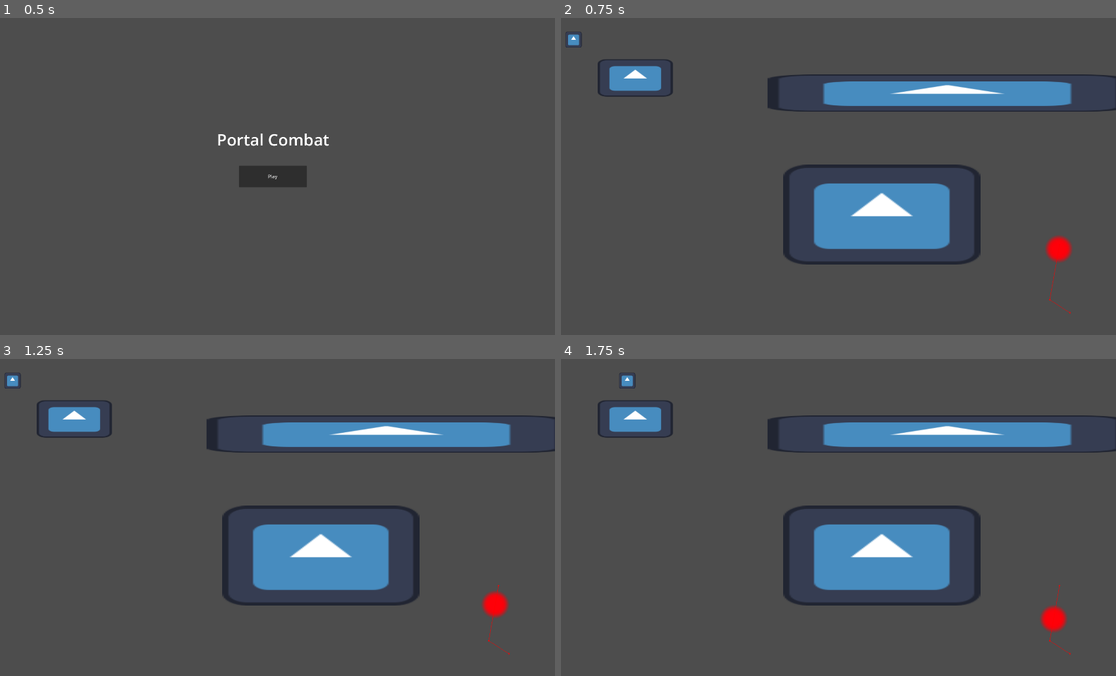
Above: before the commit, frames 1-4 (two rows, left to right).
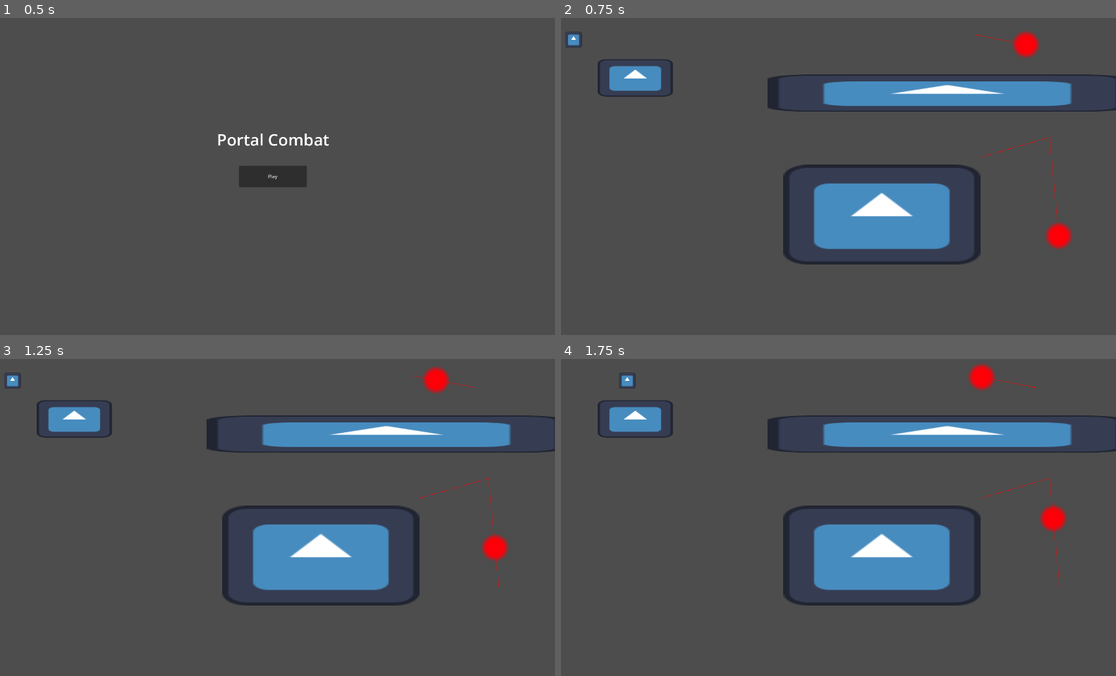
Above: after the commit, the same moments.

Repository: Atticus-Atticus/Portal-Combat
Game: Godot game, scene res://Scenes/MainMenu.tscn
The game is run twice, just before and just after one commit, with the same random seed, the same clock (stepped at 60 frames per second) and the same inputs. The project has no main scene, so this scene is started directly. The engine's default icon, where the game draws it, is replaced by a stand-in: a white triangle on a blue panel in a dark square.
Inputs:
- Up to frame 1 (0.5 s): no input
- Up to frame 2 (0.75 s): click "Play" at 0.5 s
- Up to frame 3 (1.25 s): no input
- Up to frame 4 (1.75 s): hold D (RIGHT) from 1.28 s (still down)

Frame 1 is identical in both runs. In frame 2, 0.9% of the frame differs, in the area x 74-93%, y 4-94%; in frame 3, 1.1%; in frame 4, 1.1%, in the area x 73-92%, y 1-94%.

Commit message:
Third
More Enemy AI Stuff

Diff:
--- /dev/null
+++ b/NPCs/Projectile.tscn
@@ -0,0 +1,16 @@
+[gd_scene load_steps=4 format=3 uid="uid://bx5wmwqrwm407"]
+
+[ext_resource type="Script" path="res://Scripts/projectile_script.gd" id="1_bh3dl"]
+[ext_resource type="Texture2D" uid="uid://cu3mbypulpdr3" path="res://NPCs/EnemyPlaceHolder.png" id="2_06k15"]
+
+[sub_resource type="CircleShape2D" id="CircleShape2D_xnnec"]
+
+[node name="Projectile" type="Area2D"]
+script = ExtResource("1_bh3dl")
+
+[node name="CollisionShape2D" type="CollisionShape2D" parent="."]
+shape = SubResource("CircleShape2D_xnnec")
+
+[node name="EnemyPlaceHolder" type="Sprite2D" parent="."]
+scale = Vector2(0.2, 0.2)
+texture = ExtResource("2_06k15")
--- a/Scenes/TestLevel.tscn
+++ b/Scenes/TestLevel.tscn
@@ -3,11 +3,6 @@
 [ext_resource type="PackedScene" uid="uid://ct3wrf4v06xlx" path="res://Player/player.tscn" id="2_0ko54"]
 [ext_resource type="Texture2D" uid="uid://b1dycvt76lblu" path="res://icon.svg" id="2_psq52"]
 [ext_resource type="PackedScene" uid="uid://cuq0ca686uv0l" path="res://NPCs/Enemy.tscn" id="3_fs1s5"]
-
-[sub_resource type="NavigationPolygon" id="NavigationPolygon_i0qel"]
-vertices = PackedVector2Array(1494.21, 867.938, 1895.09, 1052.02, 24.0469, 1056.97, 775.289, 872.063, 1901.9, 339.039, 1485.79, 473.961, 714.258, 344.039, 763.703, 477.039, 709.727, 172.063, 438.617, 287, 428.422, 117.031, 29.9375, 21.0078, 1895.06, 22.9766, 1895.93, 165.047, 131.203, 115.961, 127.797, 287)
-polygons = Array[PackedInt32Array]([PackedInt32Array(0, 1, 2, 3), PackedInt32Array(4, 1, 0, 5), PackedInt32Array(6, 4, 5, 7), PackedInt32Array(8, 6, 9, 10), PackedInt32Array(11, 12, 13, 8, 10), PackedInt32Array(11, 10, 14), PackedInt32Array(2, 11, 14, 15), PackedInt32Array(7, 3, 2, 15, 9, 6)])
-outlines = Array[PackedVector2Array]([PackedVector2Array(20, 11, 1905, 13, 1906, 175, 720, 182, 724, 334, 1912, 329, 1905, 1062, 14, 1067), PackedVector2Array(141, 126, 138, 277, 428, 277, 419, 127), PackedVector2Array(774, 487, 785, 862, 1484, 858, 1476, 484)])
 
 [sub_resource type="RectangleShape2D" id="RectangleShape2D_egk5i"]
 size = Vector2(55.0056, 20)
@@ -18,10 +13,12 @@
 [sub_resource type="RectangleShape2D" id="RectangleShape2D_dcfyn"]
 size = Vector2(128, 128)
 
+[sub_resource type="NavigationPolygon" id="NavigationPolygon_i0qel"]
+vertices = PackedVector2Array(1494.21, 867.938, 1895.09, 1052.02, 24.0469, 1056.97, 775.289, 872.063, 1901.9, 339.039, 1485.79, 473.961, 714.258, 344.039, 763.703, 477.039, 709.727, 172.063, 438.617, 287, 428.422, 117.031, 29.9375, 21.0078, 1895.06, 22.9766, 1895.93, 165.047, 131.203, 115.961, 127.797, 287)
+polygons = Array[PackedInt32Array]([PackedInt32Array(0, 1, 2, 3), PackedInt32Array(4, 1, 0, 5), PackedInt32Array(6, 4, 5, 7), PackedInt32Array(8, 6, 9, 10), PackedInt32Array(11, 12, 13, 8, 10), PackedInt32Array(11, 10, 14), PackedInt32Array(2, 11, 14, 15), PackedInt32Array(7, 3, 2, 15, 9, 6)])
+outlines = Array[PackedVector2Array]([PackedVector2Array(20, 11, 1905, 13, 1906, 175, 720, 182, 724, 334, 1912, 329, 1905, 1062, 14, 1067), PackedVector2Array(141, 126, 138, 277, 428, 277, 419, 127), PackedVector2Array(774, 487, 785, 862, 1484, 858, 1476, 484)])
+
 [node name="Node2D" type="Node2D"]
-
-[node name="NavigationRegion2D" type="NavigationRegion2D" parent="."]
-navigation_polygon = SubResource("NavigationPolygon_i0qel")
 
 [node name="StaticBody2D" type="StaticBody2D" parent="."]
 position = Vector2(-98, 74)
@@ -73,3 +70,11 @@
 
 [node name="Enemy" parent="." instance=ExtResource("3_fs1s5")]
 position = Vector2(1728, 772)
+player_path = NodePath("../Player")
+
+[node name="Enemy2" parent="." instance=ExtResource("3_fs1s5")]
+position = Vector2(1643, 96)
+player_path = NodePath("../Player")
+
+[node name="NavigationRegion2D" type="NavigationRegion2D" parent="."]
+navigation_polygon = SubResource("NavigationPolygon_i0qel")
--- a/Scripts/enemy_AI.gd
+++ b/Scripts/enemy_AI.gd
@@ -1,41 +1,125 @@
 extends CharacterBody2D
 
 @onready var agent: NavigationAgent2D = $NavigationAgent2D
+@onready var player: Node2D = get_node_or_null(player_path)
+@onready var projectile_scene: PackedScene = preload("res://NPCs/Projectile.tscn")
 
-@export var speed = 100
-@export var wander_radius = 300
-@export var wait_time = 2
+@export var move_speed: float = 200.0
+@export var wander_radius: float = 300.0
+@export var wait_time: float = 1.0
+@export var detection_range: float = 400.0
+@export var attack_range: float = 300.0
+@export var shoot_interval: float = 1.2
+@export var player_path: NodePath #assigned in the Inspector
 
-var waiting = false
+var waiting := false
+var in_combat := false
+var time_since_shot := 0.0
 
-func _ready() -> void:
-	_pick_destination()
+func _ready():
+	randomize()
+	pick_new_destination()
 
-func _physics_process(delta: float) -> void:
+func _physics_process(delta):
+	if in_combat:
+		_handle_combat(delta)
+	else:
+		_handle_wandering(delta)
+
+	_detect_player()
+
+#Detection
+func _detect_player():
+	if player == null or !is_instance_valid(player):
+		in_combat = false
+		return
+
+	var to_player := player.global_position - global_position
+	var distance := to_player.length()
+	var seen := _has_line_of_sight_to_player()
+
+	if seen and distance <= detection_range:
+		in_combat = true
+	elif distance > detection_range * 1.5:
+		in_combat = false
+
+func _has_line_of_sight_to_player() -> bool:
+	if player == null or !is_instance_valid(player):
+		return false
+
+	var space_state := get_world_2d().direct_space_state
+	var query := PhysicsRayQueryParameters2D.new()
+	query.from = global_position
+	query.to = player.global_position
+	query.exclude = [self]
+	query.collide_with_areas = true
+	query.collide_with_bodies = true
+
+	var hit := space_state.intersect_ray(query)
+	if hit.is_empty():
+		return true
+	return hit.has("collider") and hit["collider"] == player
+
+#Wandering
+func _handle_wandering(_delta):
 	if waiting:
 		return
+	var next_point := agent.get_next_path_position()
+	var direction := (next_point - global_position).normalized()
+	velocity = direction * move_speed
+	move_and_slide()
+	if agent.is_navigation_finished():
+		_start_wait_timer()
 
-	var next_destination = agent.get_next_path_position()
-
-	var direction = (next_destination - global_position).normalized()
-	velocity = direction * speed
-	move_and_slide()
-
-	if agent.is_navigation_finished():
-		_wait_timer()
-
-func _pick_destination():
-	var random = Vector2(
-		randf_range(-wander_radius, wander_radius),
-		randf_range(-wander_radius, wander_radius)
-	)
-	var new_target = global_position + random
-
+func pick_new_destination():
+	var random_offset := Vector2(randf_range(-wander_radius, wander_radius),
+								 randf_range(-wander_radius, wander_radius))
+	var new_target := global_position + random_offset
 	agent.set_target_position(new_target)
 
-func _wait_timer():
+func _start_wait_timer():
 	waiting = true
 	velocity = Vector2.ZERO
 	await get_tree().create_timer(wait_time).timeout
 	waiting = false
-	_pick_destination()
+	pick_new_destination()
+
+#Combat
+func _handle_combat(delta):
+	if player == null or !is_instance_valid(player):
+		in_combat = false
+		return
+
+	var to_player := player.global_position - global_position
+	var distance := to_player.length()
+	var facing := to_player.normalized()
+	velocity = Vector2.ZERO
+
+	if distance > attack_range or !_has_line_of_sight_to_player():
+		# close distance / re-acquire
+		agent.set_target_position(player.global_position)
+		var next_point := agent.get_next_path_position()
+		var advance := (next_point - global_position).normalized()
+		velocity = advance * move_speed
+		move_and_slide()
+	else:
+		# shoot + dodge/weave
+		time_since_shot += delta
+		if time_since_shot >= shoot_interval:
+			_shoot_projectile(facing)
+			time_since_shot = 0.0
+
+		# jittery strafe around current facing
+		var dodge := facing.rotated(randf_range(-0.9, 0.9)).orthogonal().normalized()
+		velocity = dodge * (move_speed * 0.6)
+		move_and_slide()
+
+func _shoot_projectile(dir: Vector2):
+	if projectile_scene == null:
+		return
+	var p = projectile_scene.instantiate()
+	get_parent().add_child(p)
+	p.global_position = global_position
+	p.rotation = dir.angle()
+	if p.has_method("set"):
+		p.set("velocity", dir * 400.0)
--- /dev/null
+++ b/Scripts/projectile_script.gd
@@ -0,0 +1,12 @@
+extends Area2D
+
+@export var velocity: Vector2
+@export var lifetime := 10.0
+
+
+# Called every frame. 'delta' is the elapsed time since the previous frame.
+func _process(delta: float) -> void:
+	position += velocity * delta
+	lifetime -= delta
+	if lifetime <= 0:
+		queue_free()
